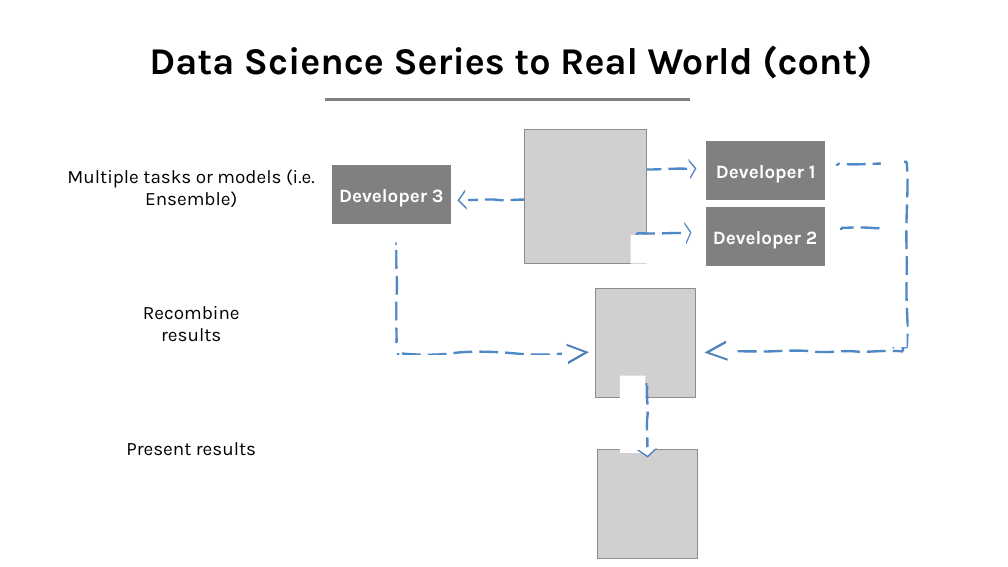
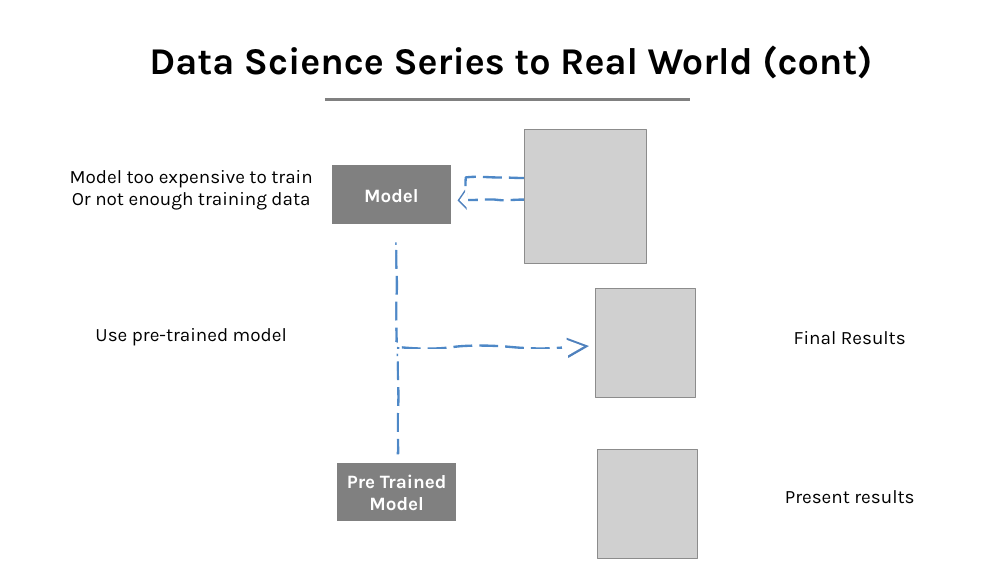
Before and after one commit to Harvard-IACS/2020-AC295, a slide deck: slide 8 of content/lectures/lecture1/presentation/lecture1.pptx. Drawn at 1008x567 pixels with LibreOffice and Linux fonts; fonts in the diff are those of the drawing; grey boxes stand for pictures. Boxes give left, top, right and bottom in pixels: in the first picture for what was removed or moved away, otherwise in the second. Text is boxed around its words. In the diff, an @@ line names an element or a change of style, - is before the commit and + after.

```diff
--- a/content/lectures/lecture1/presentation/lecture1.pptx
+++ b/content/lectures/lecture1/presentation/lecture1.pptx
@@ rectangle removed at bbox=[706, 141, 827, 202] @@
-Developer 1
@@ rectangle removed at bbox=[881, 140, 904, 340] @@
@@ text at bbox=[70, 170, 312, 346]: text changed @@
-Multiple tasks or models (i.e. Ensemble)
-Recombine
-results
-Present results
+Model too expensive to train
+Or not enough training data
+Use pre-trained model
@@ rectangle removed at bbox=[463, 172, 540, 198] @@
@@ group removed at bbox=[626, 159, 697, 197]: 2 triangles, 1 freeform shape, 1 rectangle @@
@@ rectangle removed at bbox=[830, 166, 897, 191] @@
@@ freeform shape removed at bbox=[838, 163, 894, 186] @@
@@ freeform shape removed at bbox=[894, 162, 907, 347] @@
@@ text in rectangle at bbox=[364, 189, 419, 202]: text changed @@
-Developer 3
+Model
@@ rectangle removed at bbox=[705, 206, 827, 267] @@
-Developer 2
@@ group removed at bbox=[631, 221, 692, 264]: 2 triangles, 1 freeform shape, 1 rectangle @@
@@ rectangle removed at bbox=[835, 230, 892, 259] @@
@@ freeform shape removed at bbox=[841, 228, 901, 252] @@
@@ rectangle added at bbox=[377, 342, 396, 458], fill #FFFFFF @@
@@ freeform shape added at bbox=[380, 355, 398, 454], outline #4E88C7 2.25 pt dashed @@
@@ 2 triangles, 1 freeform shape, 1 rectangle: place and size @@
-2 triangles, 1 freeform shape, 1 rectangle at bbox=[376, 342, 590, 381]
+2 triangles, 1 freeform shape, 1 rectangle at bbox=[376, 336, 590, 375]
@@ group removed at bbox=[704, 324, 907, 363]: 2 triangles, 1 freeform shape, 1 rectangle @@
@@ text added at bbox=[785, 331, 914, 504], 18 pt, text #000000 @@
+Final Results
+Present results
@@ group removed at bbox=[620, 376, 658, 458]: 2 triangles, 1 freeform shape, 1 rectangle @@
@@ rectangle added at bbox=[336, 461, 457, 523], fill #808080, outline #FFFFFF 2.25 pt, 18 pt, text #FFFFFF, bold @@
+Pre Trained Model
```
Also in this commit, not shown: 1 other slide changed, 1 slide added.
